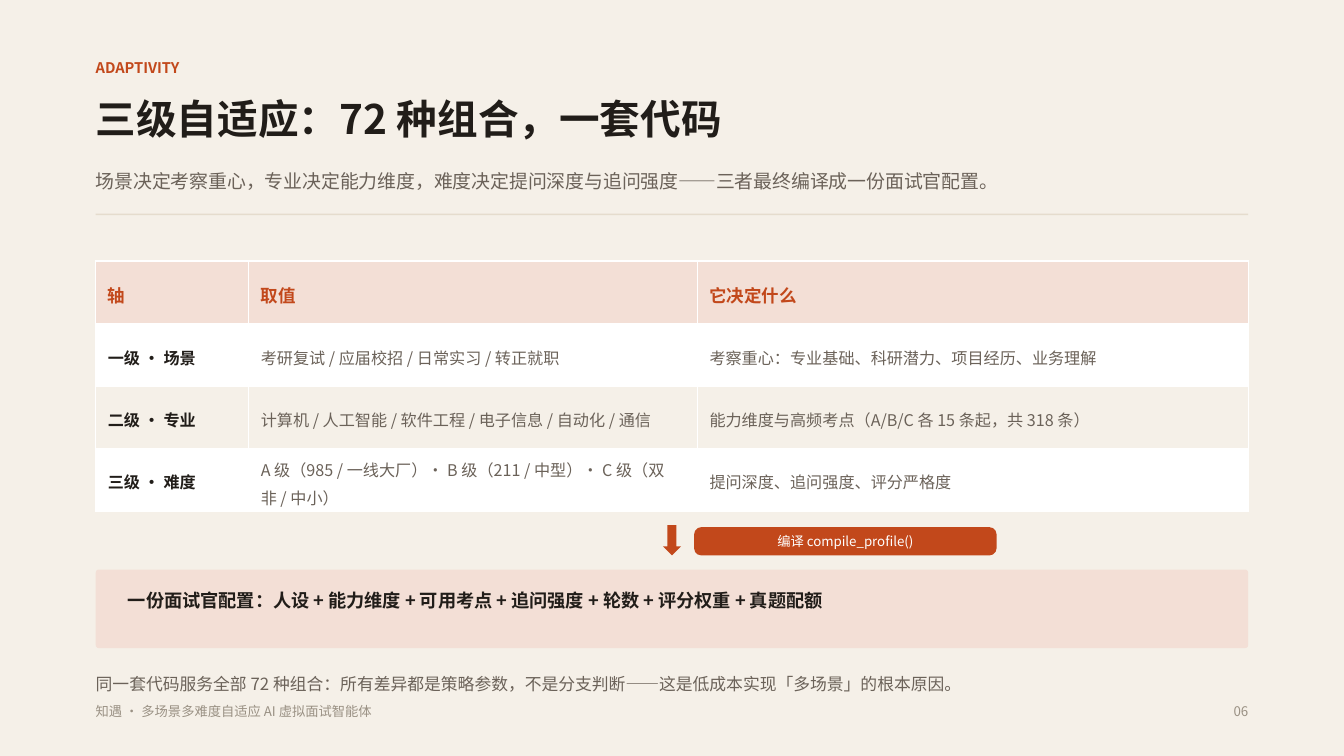
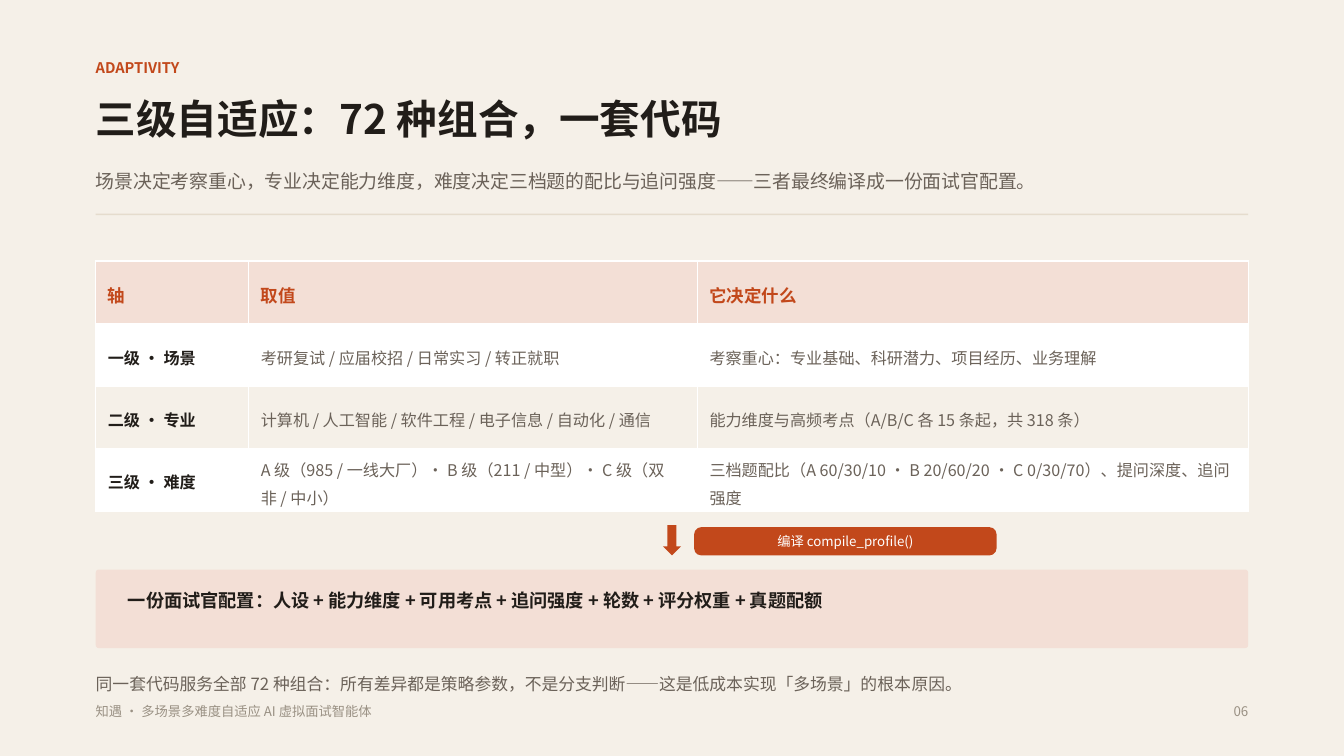
Before and after one commit to shuangxingxi/zhiyu-interview, a slide deck: slide 6 of 知遇-AI虚拟面试官-答辩.pptx. Drawn at 1344x756 pixels with LibreOffice and Linux fonts; fonts in the diff are those of the drawing. Boxes give left, top, right and bottom in pixels: in the first picture for what was removed or moved away, otherwise in the second. Text is boxed around its words. In the diff, an @@ line names an element or a change of style, - is before the commit and + after.

Commit message:
feat(v17): 难度档改为三档题权重分布（A 60/30/10、B 20/60/20、C 0/30/70）
- knowledge.py: LEVEL_TOPIC_MIX 权重表 + TIER_LABELS + MIN_TOPIC_POOL；
  topic_mix_quotas（最大余数法，三份之和恒等于主问题数）、topic_pool_size、
  mixed_topic_pool（按配额三档混采，缺口补齐后打乱）；build_profile 写入
  topic_tiers / topic_mix，行为面为空；reference_for 逐条标档位，
  topic_mix_block 给出本场配比并禁止提及档位；topic_tier 供报告现算档位；
  _sample_real_questions 对带 level 的自建真题按同一配比抽，外部真题仍均匀抽
- agents.py: 面试官提示词在 {reference} 后新增 {mix_block}
- app.py: 基础配置显示本场难度配比；报告页（界面 + 导出 Markdown）新增
  「本场实际档位分布」，按问过的考点现算；JD 定向场清空 topic_tiers/topic_mix
- test_topic_mix.py: 17 例（配比之和、A 档必掺中等、C 档无高难、标注与库一致、
  无档位不编、自建真题按档抽样）
- 文档与答辩 PPT 口径：481 例 / 16 套，难度档说明改为权重分布

```diff
--- a/知遇-AI虚拟面试官-答辩.pptx
+++ b/知遇-AI虚拟面试官-答辩.pptx
@@ text at [96, 172, 1036, 190]: text changed @@
-场景决定考察重心，专业决定能力维度，难度决定提问深度与追问强度——三者最终编译成一份面试官配置。
+场景决定考察重心，专业决定能力维度，难度决定三档题的配比与追问强度——三者最终编译成一份面试官配置。
@@ table at [96, 261, 1248, 511] @@
-row 4, column 3: 提问深度、追问强度、评分严格度
+row 4, column 3: 三档题配比（A 60/30/10 · B 20/60/20 · C 0/30/70）、提问深度、追问强度
```
Also in this commit, not shown: 2 other slides changed, 7 other files.
